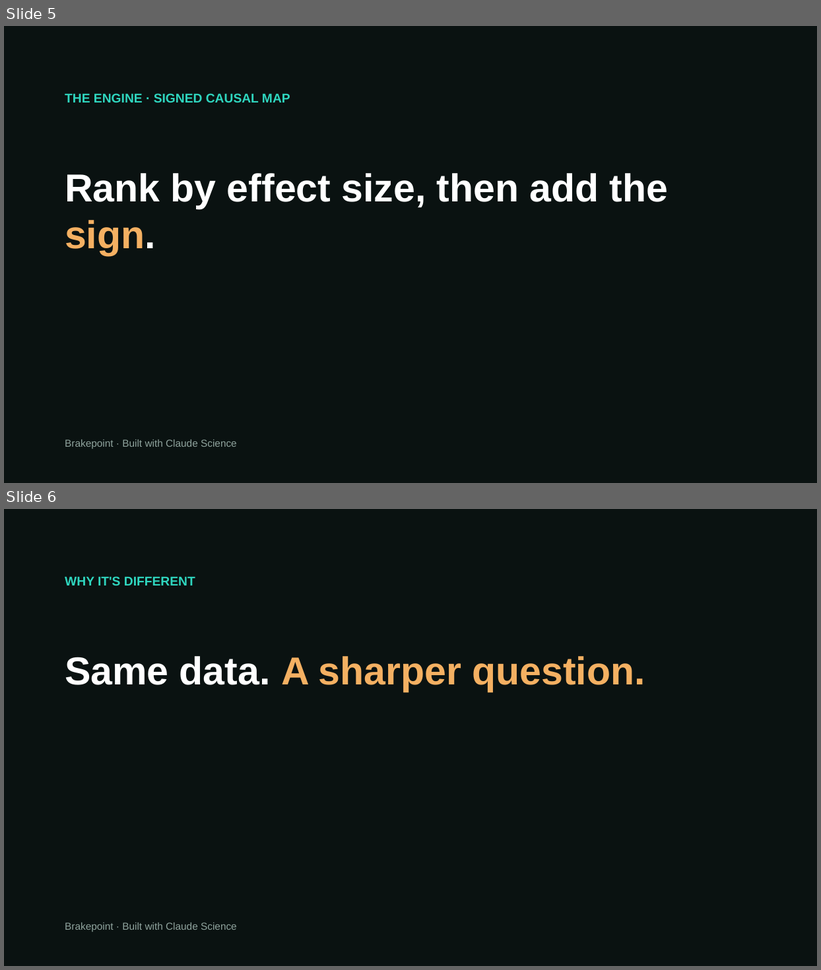
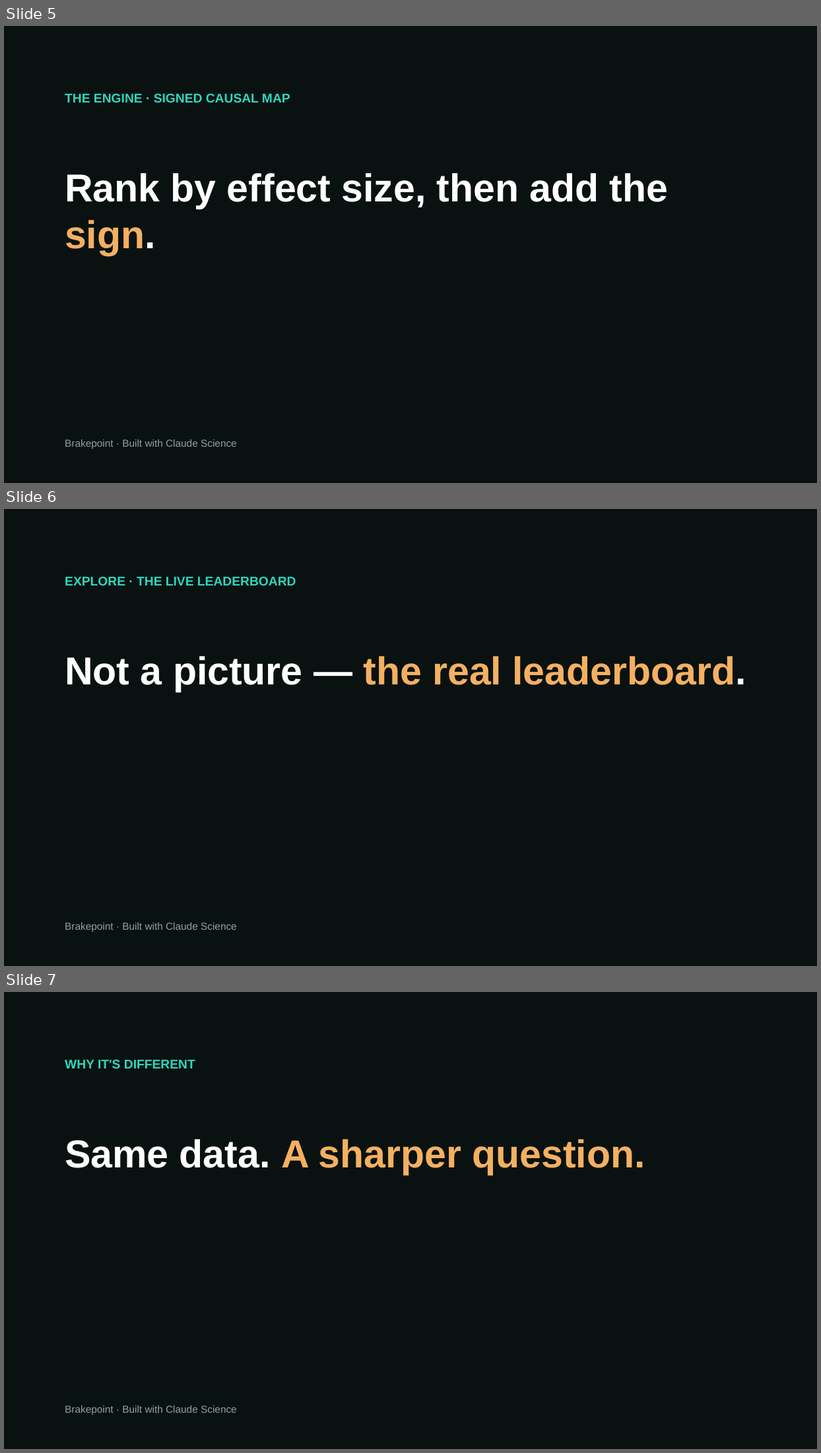
Before and after one commit to duanchengchen-oss/brakepoint, a slide deck: deliverables/demo_deck.pptx. Shown one above the other, each under a label of ours: slides 5 and 6 before the commit, slides 5, 6 and 7 after it. The pictures are 821x970 and 821x1453 pixels, drawn with LibreOffice and Linux fonts; fonts in the diff are those of the drawing. Boxes give left, top, right and bottom in pixels: in the first picture for what was removed or moved away, otherwise in the second. Text is boxed around its words. In the diff, an @@ line names an element or a change of style, - is before the commit and + after.

```diff
--- a/deliverables/demo_deck.pptx
+++ b/deliverables/demo_deck.pptx
@@ slide 6 added at box(4, 509, 817, 966), background #0A1211 @@
@@ text added at box(65, 576, 296, 586), 15 pt, text #2FD6BF, bold @@
+EXPLORE · THE LIVE LEADERBOARD
@@ text added at box(65, 656, 746, 692), 46 pt, text #F4B062, bold @@
+Not a picture — the real leaderboard.
@@ text added at box(65, 923, 237, 932), 12 pt, text #8FA39D @@
+Brakepoint · Built with Claude Science
@@ what was slide 6 is now slide 7 @@
```
Also in this commit, not shown: 15 other files.
